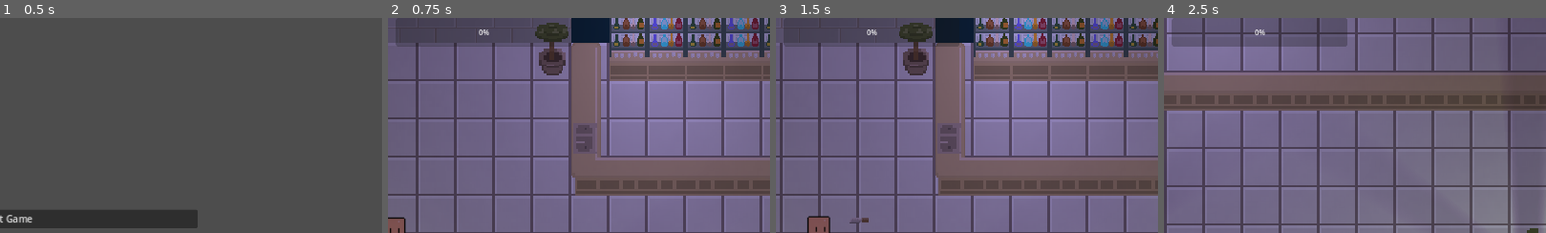
Above: before the commit, frames 1-4 (left to right).
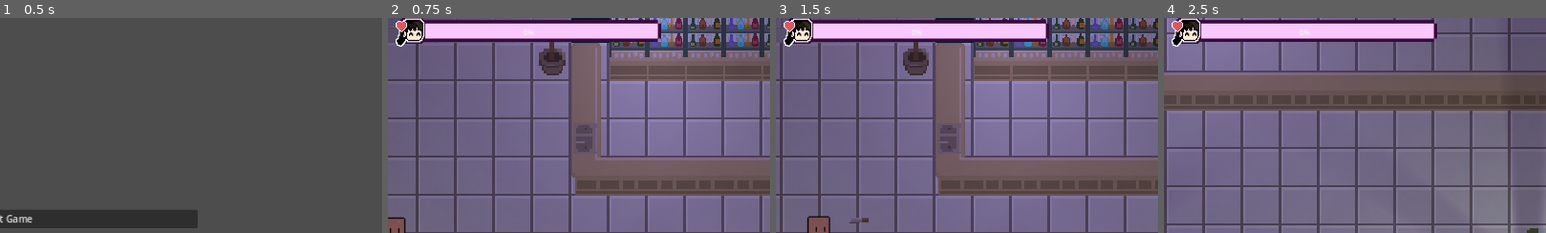
Above: after the commit, the same moments.

Repository: KDing0/GGJGodot
Game: Godot game, scene res://Misc/GameManager.tscn
Same seed, same stepped clock (60 frames per second), same inputs: the game is played once before the commit and once after it.
Inputs (mouse positions are % of the whole screen's width and height, from its top left):
- Up to frame 1 (0.5 s): no input
- Up to frame 2 (0.75 s): click "Start Game" at 0.5 s
- Up to frame 3 (1.5 s): tap Enter at 1.25 s; move the mouse to (72, 45) at 1.27 s; press the mouse at (72, 45) at 1.28 s; hold Right (player_right) from 1.28 s (still down)
- Up to frame 4 (2.5 s): move the mouse to (30, 55) at 2.02 s; release Right (player_right) at 2.03 s; release the mouse at (30, 55) at 2.03 s; hold Down (player_down) from 2.03 s (still down); click (30, 55) at 2.1 s
The pictures show only the part of the screen within x 49-99%, y 0-50%; the shares and areas given below are measured in that part.

Frame 1 is identical in both runs. In frame 2, 8.3% of the frame differs, in the area x 2-72%, y 0-14%; in frame 3, 8.2%; in frame 4, 8.4%.

Commit message:
added progressbar gui

Diff:
--- a/src/UI/lives.tscn
+++ b/src/UI/lives.tscn
@@ -1,10 +1,19 @@
-[gd_scene load_steps=4 format=3 uid="uid://dl3h2vjeq7i23"]
+[gd_scene load_steps=6 format=3 uid="uid://dl3h2vjeq7i23"]
 
 [ext_resource type="Script" path="res://UI/lives.gd" id="1_5fj5m"]
 [ext_resource type="Texture2D" uid="uid://cljo3qmn0yhvf" path="res://Assets/UI/heart_full.png" id="2_j33g4"]
+[ext_resource type="Texture2D" uid="uid://osbnseh8heeu" path="res://Assets/UI/UI_progressBar_empty.png" id="3_kk4q1"]
+
+[sub_resource type="StyleBoxTexture" id="StyleBoxTexture_2mjcc"]
+texture = ExtResource("3_kk4q1")
 
 [sub_resource type="StyleBoxFlat" id="StyleBoxFlat_x4n5v"]
-bg_color = Color(0.690196, 0.592157, 0.286275, 1)
+bg_color = Color(0.831373, 0, 0.109804, 1)
+border_width_left = 66
+border_width_top = 12
+border_width_right = 8
+border_width_bottom = 18
+border_color = Color(0.8, 0.8, 0.8, 0)
 
 [node name="Lives" type="CanvasLayer"]
 process_mode = 3
@@ -15,7 +24,7 @@
 anchor_left = 0.5
 anchor_right = 0.5
 offset_left = -104.0
-offset_right = 596.0
+offset_right = 796.0
 offset_bottom = 64.0
 grow_horizontal = 2
 scale = Vector2(0.75, 0.75)
@@ -50,5 +59,7 @@
 layout_mode = 2
 size_flags_horizontal = 3
 size_flags_vertical = 1
+theme_override_styles/background = SubResource("StyleBoxTexture_2mjcc")
 theme_override_styles/fill = SubResource("StyleBoxFlat_x4n5v")
 max_value = 5.0
+value = 3.0
Binary file added: src/Assets/UI/UI_progressBar_empty.png
Not shown, added: src/Assets/UI/UI_progressBar_empty.png.import
